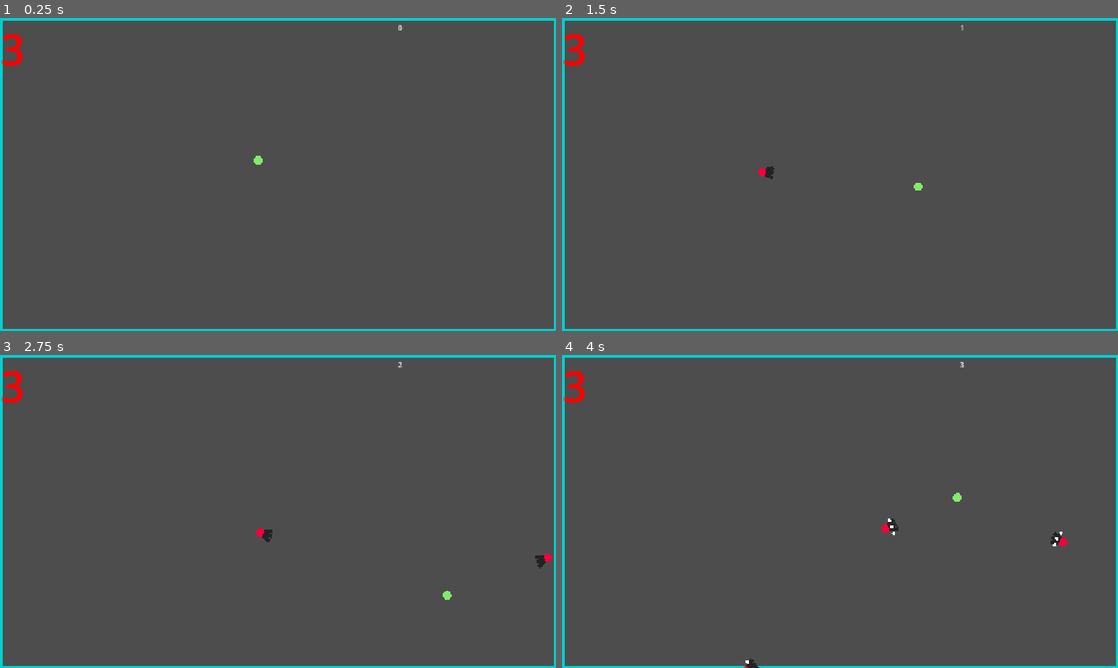
Above: before the commit, frames 1-4 (two rows, left to right).
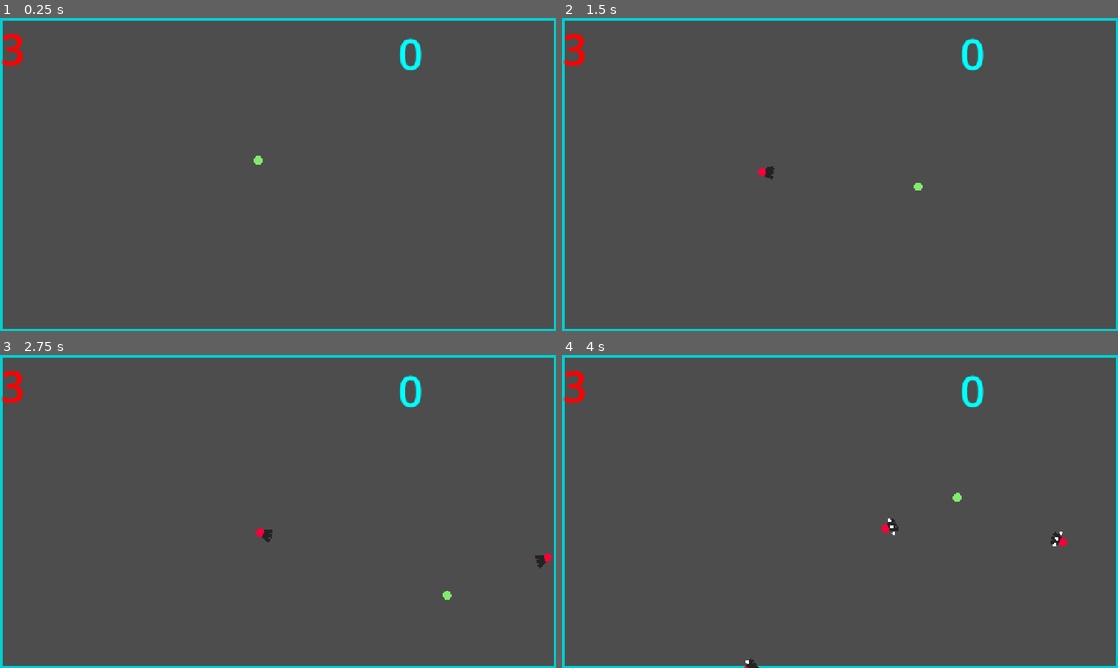
Above: after the commit, the same moments.

Repository: ktosox/GWJ80
Game: Godot game, scene res://level/test_level.tscn
The game is run twice, just before and just after one commit, with the same random seed, the same clock (stepped at 60 frames per second) and the same inputs.
Inputs:
- Up to frame 1 (0.25 s): no input
- Up to frame 2 (1.5 s): tap Enter at 0.5 s; hold D (right) 0.53-1.28 s; hold Down (down) from 1.28 s (still down)
- Up to frame 3 (2.75 s): release Down (down) at 2.03 s; hold D (right) from 2.03 s (still down)
- Up to frame 4 (4 s): release D (right) at 2.78 s; hold W (up) 2.78-3.53 s; hold A (left) from 3.53 s (still down)

The runs differ from the first frame. In frame 1, 0.2% of the frame differs, in the area x 71-76%, y 2-17%; in frame 2, 0.2%; in frame 3, 0.2%; in frame 4, 0.2%.

Commit message:
font added
added a retro font to the scores

Diff:
--- a/Game/level/score_label.gd
+++ b/Game/level/score_label.gd
@@ -1,14 +1,15 @@
 extends Label
-@onready var player: CharacterBody2D = $"../Player"
-var score = 00.0
-#filler for when i have access to score
+
+@onready var player: CharacterBody2D = %Player
+
+@onready var test_level: Node2D = $".."
+
 
 
 func _ready() -> void:
-	text = str(int(score)) # Replace with function body.
+	text = str(test_level.score) # Replace with function body.
 
 
 
 func _process(delta: float) -> void:
-	score += 1.0 / 60
-	text = str(int(score))
+	text = str(test_level.score)
--- a/Game/level/test_level.tscn
+++ b/Game/level/test_level.tscn
@@ -64,10 +64,13 @@
 script = ExtResource("4_22gpc")
 
 [node name="ScoreLabel" type="Label" parent="."]
+modulate = Color(0, 1, 1, 1)
 offset_left = 916.0
 offset_top = 11.0
 offset_right = 956.0
 offset_bottom = 34.0
+theme_override_font_sizes/font_size = 100
+text = "100"
 script = ExtResource("5_xowea")
 
 [connection signal="player_got_hit" from="Player" to="." method="_on_player_player_got_hit"]
--- a/Game/project.godot
+++ b/Game/project.godot
@@ -1,11 +1,3 @@
-; Engine configuration file.
-; It's best edited using the editor UI and not directly,
-; since the parameters that go here are not all obvious.
-;
-; Format:
-;   [section] ; section goes between []
-;   param=value ; assign values to parameters
-
 config_version=5
 
 [application]
Binary file added: Game/bullet/ARCADECLASSIC.TTF
Not shown, added: Game/bullet/ARCADECLASSIC.TTF.import
Not shown, changed: Game/savegame.bin
